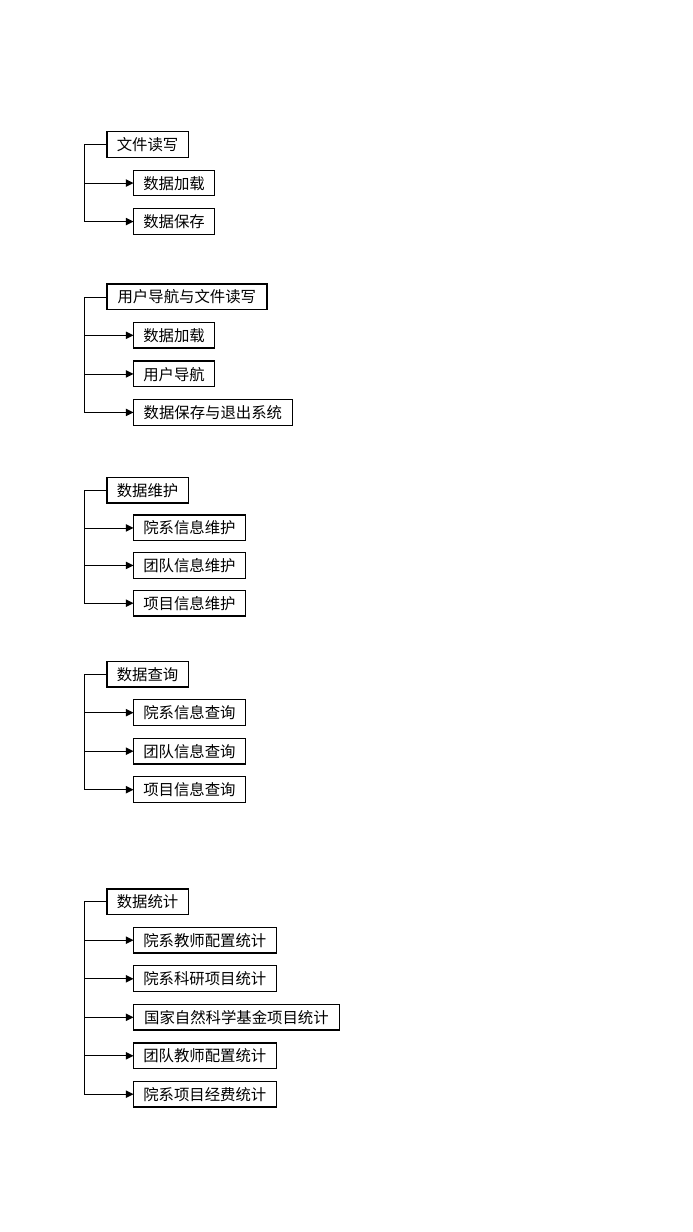
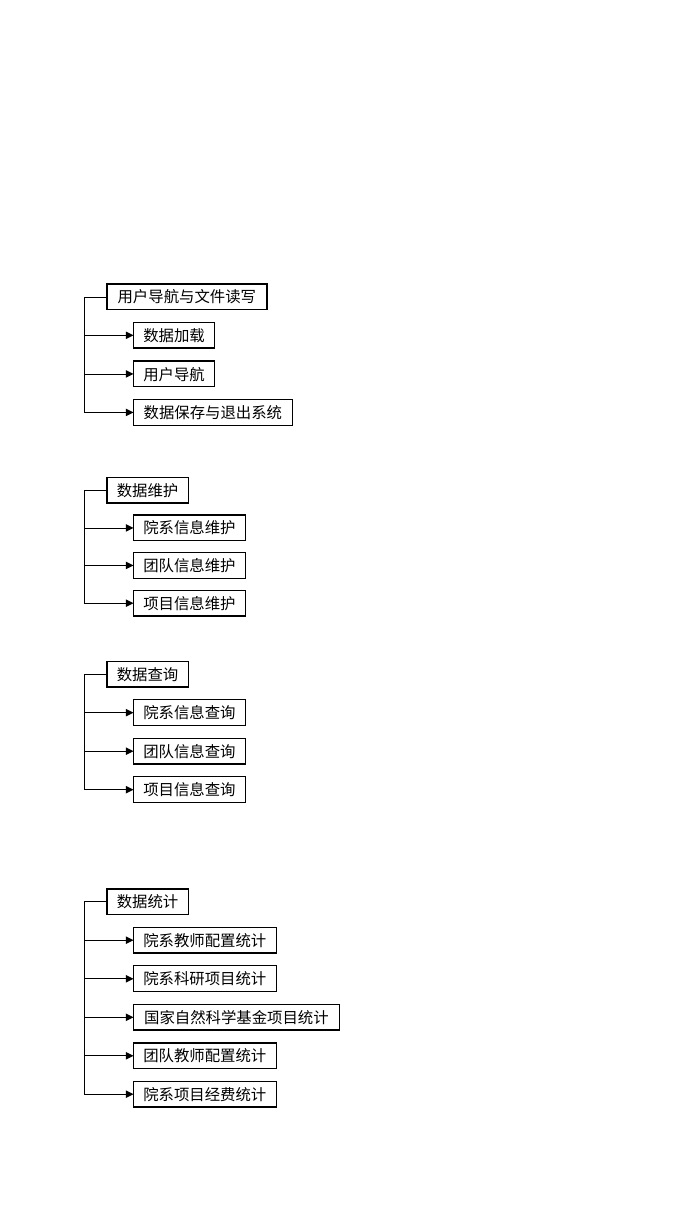
Before and after one commit to smdsbz/curriculum-design-1, a slide deck: slide 2 of Experiment_Report/drafts.pptx. Drawn at 693x1232 pixels with LibreOffice and Linux fonts; fonts in the diff are those of the drawing. Boxes give left, top, right and bottom in pixels: in the first picture for what was removed or moved away, otherwise in the second. Text is boxed around its words. In the diff, an @@ line names an element or a change of style, - is before the commit and + after.

```diff
--- a/Experiment_Report/drafts.pptx
+++ b/Experiment_Report/drafts.pptx
@@ elbow arrow removed from (107, 144) to (133, 183) @@
@@ elbow arrow removed from (107, 144) to (133, 222) @@
@@ rectangle removed at (107,132,188,158) @@
-文件读写
@@ rectangle removed at (133,170,214,196) @@
-数据加载
@@ rectangle removed at (133,209,214,235) @@
-数据保存
```
Also in this commit, not shown: 7 slides added, 4 other files.
